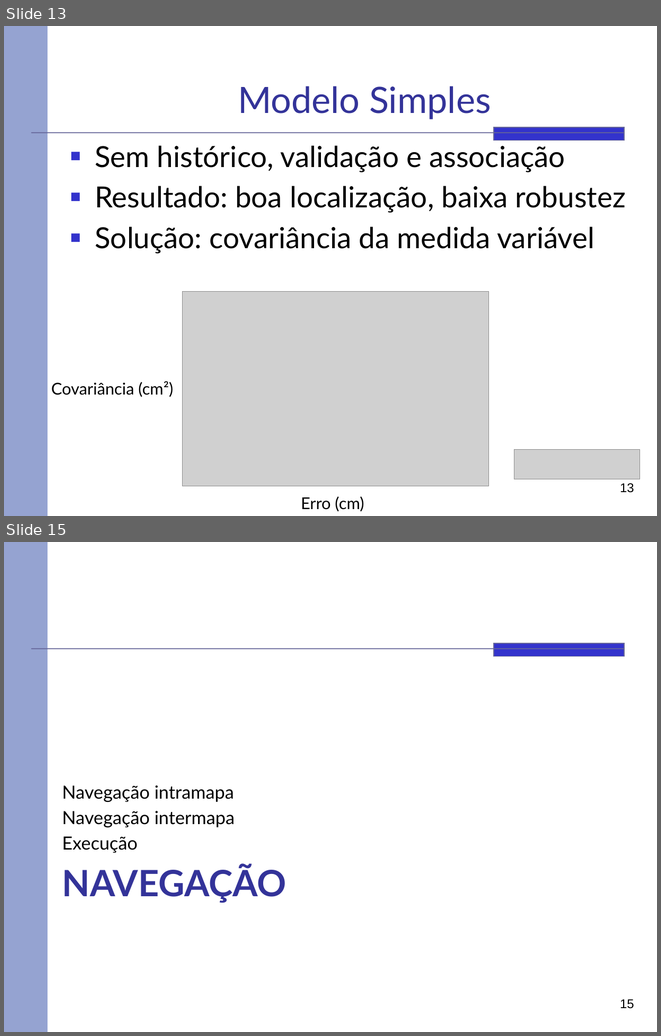
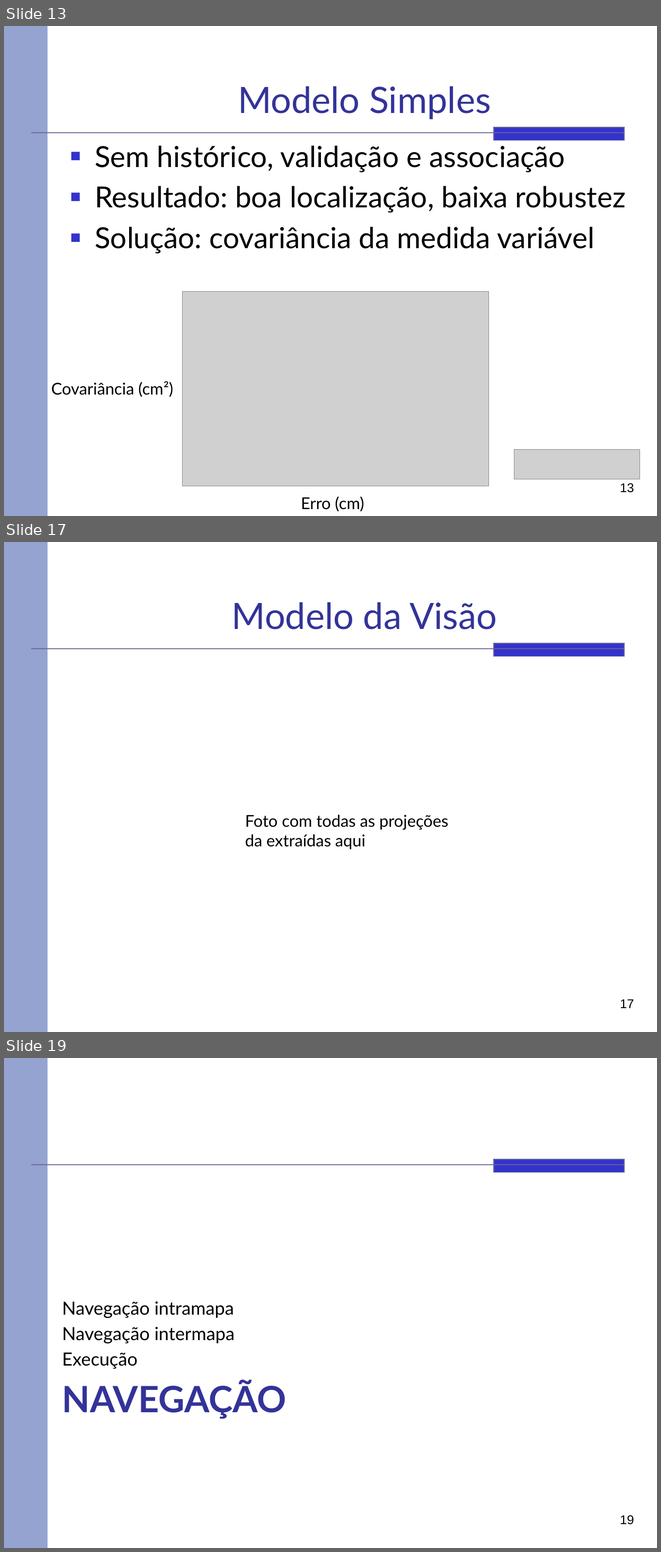
Before and after one commit to rafaelhdr/tccsauron, a slide deck: docs/ModSilva.pptx. Shown one above the other, each under a label of ours: slides 13 and 15 before the commit, slides 13, 17 and 19 after it; the slides between them are not shown. The pictures are 661x1036 and 661x1552 pixels, drawn with LibreOffice and Linux fonts; fonts in the diff are those of the drawing; grey boxes stand for pictures. Boxes give left, top, right and bottom in pixels: in the first picture for what was removed or moved away, otherwise in the second. Text is boxed around its words. In the diff, an @@ line names an element or a change of style, - is before the commit and + after.

```diff
--- a/docs/ModSilva.pptx
+++ b/docs/ModSilva.pptx
@@ slide 17 added at (4,542,657,1032), background #FFFFFF; not listed: 3 template elements that a slide beside it also shows @@
@@ title added at (232,602,497,629), 40 pt, text #333399 @@
+Modelo da Visão
@@ text added at (245,814,448,849), 18 pt, text #000000 @@
+Foto com todas as projeções da extraídas aqui
@@ page number added at (620,999,634,1008), 14 pt, text #000000 @@
+17
@@ what was slide 15 is now slide 19 @@
@@ page number at (620,1515,634,1524): text changed @@
-15
+19
```
Also in this commit, not shown: 1 slide changed, 3 other slides added.
